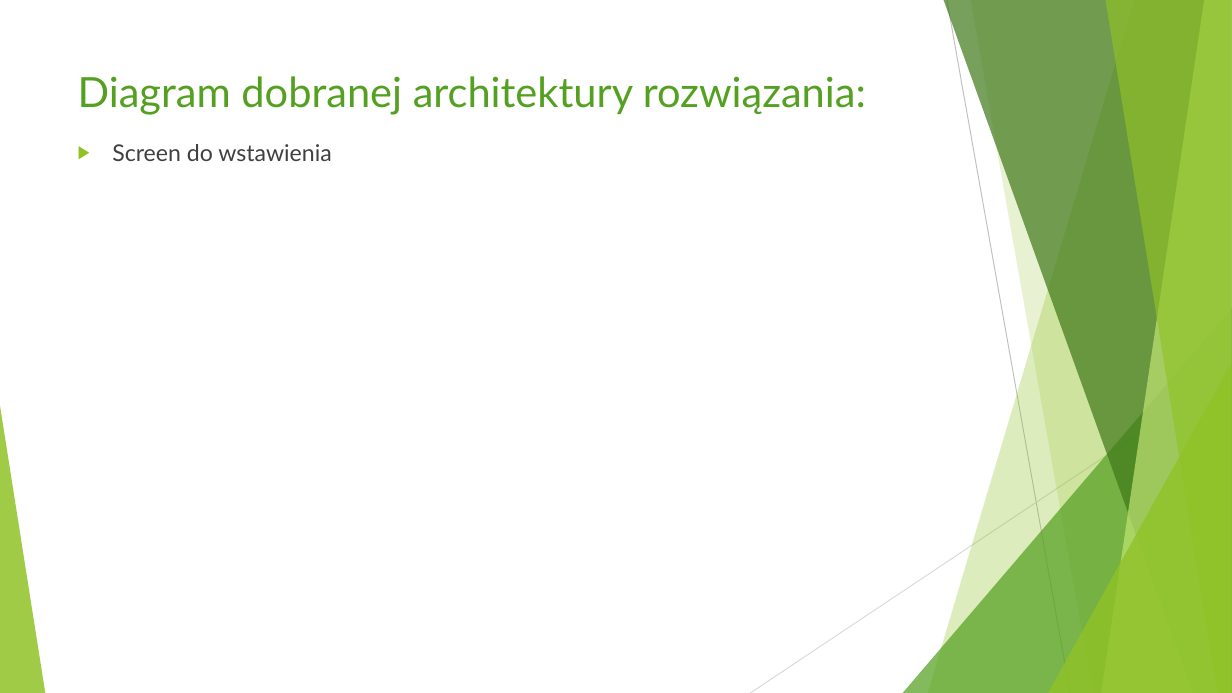
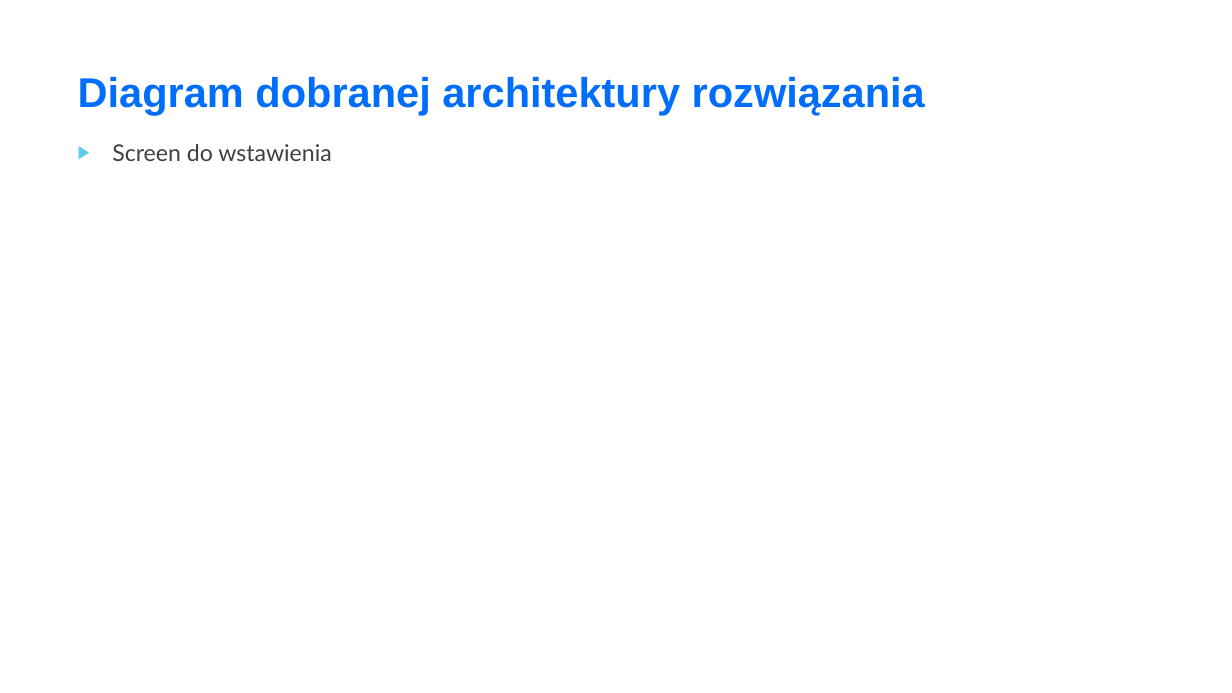
Before and after one commit to MartaJac/Technologia-vs-GDP-Team, a slide deck: slide 3 of Technologia vs GDP.pptx. Drawn at 1232x693 pixels with LibreOffice and Linux fonts; fonts in the diff are those of the drawing. Boxes give left, top, right and bottom in pixels: in the first picture for what was removed or moved away, otherwise in the second. Text is boxed around its words. In the diff, an @@ line names an element or a change of style, - is before the commit and + after.

```diff
--- a/Technologia vs GDP.pptx
+++ b/Technologia vs GDP.pptx
@@ title at (x1=78, y1=77, x2=925, y2=115): text changed; font Lato to Arial; text colour #54A021 to #006EFB; bold on @@
-Diagram dobranej architektury rozwiązania:
+Diagram dobranej architektury rozwiązania
@@ text "Screen do wstawienia" at (x1=112, y1=144, x2=331, y2=161): bullet colour #90C226 to #5FCBEF @@
@@ group removed at (x1=0, y1=0, x2=1232, y2=693): 5 freeform shapes, 3 triangles, 2 lines @@
```
Also in this commit, not shown: 9 other slides changed.
